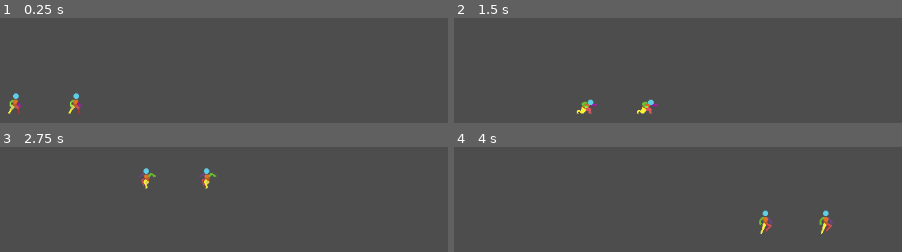
Above: before the commit, frames 1-4 (two rows, left to right).
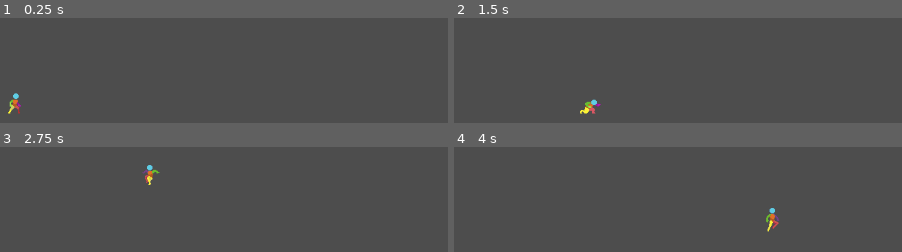
Above: after the commit, the same moments.

Repository: Super-Chess-Bros-Studios/Super-Chess-Bros
Game: Godot game, scene res://Scenes/testScene.tscn
The game is run twice, just before and just after one commit, with the same random seed, the same clock (stepped at 60 frames per second) and the same inputs.
Inputs:
- Up to frame 1 (0.25 s): no input
- Up to frame 2 (1.5 s): tap Enter (ui_accept) at 0.5 s; hold Enter (ui_accept) 0.53-1.28 s; hold Right (right) from 0.53 s (still down); tap Space (p1_jump, bound only after the commit) at 0.77, 0.8, 1.07, 1.35 s
- Up to frame 3 (2.75 s): tap Space (p1_jump, bound only after the commit) at 1.52, 1.82, 2.3 s; tap Enter (ui_accept) at 1.55 s; release Right (right) at 2.03 s; hold Left (left) from 2.03 s (still down); hold Enter (ui_accept) from 2.03 s (still down)
- Up to frame 4 (4 s): release Left (left) at 2.78 s; release Enter (ui_accept) at 2.78 s; hold Right (right) from 2.78 s (still down); tap Enter (ui_accept) at 2.85 s; tap Space (p1_jump, bound only after the commit) at 3.02, 3.32, 3.6, 3.77 s

The runs differ from the first frame. In frame 1, 0.3% of the frame differs, in the area x 15-19%, y 71-92%; in frame 2, 0.7%; in frame 3, 0.8%; in frame 4, 1.0%, in the area x 68-85%, y 58-83%.
Error after the commit: Parse Error: Identifier "controls" not declared in the current scope. (res://scripts/character_scripts/state_machine/states/test_char/test_crouch.gd:20)

Commit message:
Added PlayerControls Resource

Diff:
--- a/Scenes/testScene.tscn
+++ b/Scenes/testScene.tscn
@@ -11,10 +11,7 @@
 [node name="CollisionShape2D" type="CollisionShape2D" parent="StaticBody2D"]
 shape = SubResource("WorldBoundaryShape2D_4mqg7")
 
-[node name="TestChar1" parent="." instance=ExtResource("1_8xinf")]
+[node name="Player1" parent="." instance=ExtResource("1_8xinf")]
 position = Vector2(-48, -29)
 
-[node name="TestChar2" parent="." instance=ExtResource("1_8xinf")]
-position = Vector2(39, -28)
-
 [node name="Camera2D" type="Camera2D" parent="."]
--- a/project.godot
+++ b/project.godot
@@ -14,14 +14,6 @@
 run/main_scene="uid://dtf4p6j0qehoa"
 config/features=PackedStringArray("4.4", "Forward Plus")
 config/icon="res://icon.svg"
-
-[autoload]
-
-MultiplayerInput="*res://addons/multiplayer_input/multiplayer_input.gd"
-
-[editor_plugins]
-
-enabled=PackedStringArray("res://addons/multiplayer_input/plugin.cfg")
 
 [input]
 
@@ -51,6 +43,26 @@
 , Object(InputEventJoypadMotion,"resource_local_to_scene":false,"resource_name":"","device":-1,"axis":1,"axis_value":1.0,"script":null)
 ]
 }
+p1_left={
+"deadzone": 0.2,
+"events": [Object(InputEventKey,"resource_local_to_scene":false,"resource_name":"","device":-1,"window_id":0,"alt_pressed":false,"shift_pressed":false,"ctrl_pressed":false,"meta_pressed":false,"pressed":false,"keycode":0,"physical_keycode":4194319,"key_label":0,"unicode":0,"location":0,"echo":false,"script":null)
+]
+}
+p1_right={
+"deadzone": 0.2,
+"events": [Object(InputEventKey,"resource_local_to_scene":false,"resource_name":"","device":-1,"window_id":0,"alt_pressed":false,"shift_pressed":false,"ctrl_pressed":false,"meta_pressed":false,"pressed":false,"keycode":0,"physical_keycode":4194321,"key_label":0,"unicode":0,"location":0,"echo":false,"script":null)
+]
+}
+p1_jump={
+"deadzone": 0.2,
+"events": [Object(InputEventKey,"resource_local_to_scene":false,"resource_name":"","device":-1,"window_id":0,"alt_pressed":false,"shift_pressed":false,"ctrl_pressed":false,"meta_pressed":false,"pressed":false,"keycode":0,"physical_keycode":32,"key_label":0,"unicode":32,"location":0,"echo":false,"script":null)
+]
+}
+p1_down={
+"deadzone": 0.2,
+"events": [Object(InputEventKey,"resource_local_to_scene":false,"resource_name":"","device":-1,"window_id":0,"alt_pressed":false,"shift_pressed":false,"ctrl_pressed":false,"meta_pressed":false,"pressed":false,"keycode":0,"physical_keycode":4194322,"key_label":0,"unicode":0,"location":0,"echo":false,"script":null)
+]
+}
 
 [rendering]
 
--- a/scenes/characters/Test_Char.tscn
+++ b/scenes/characters/Test_Char.tscn
@@ -1,7 +1,8 @@
-[gd_scene load_steps=52 format=3 uid="uid://5b3fmt2t3sc6"]
+[gd_scene load_steps=53 format=3 uid="uid://5b3fmt2t3sc6"]
 
 [ext_resource type="Texture2D" uid="uid://cian1bln36x04" path="res://Assets/Sprites/2D-Pixel-Art-Character-Template/Idle/Player Idle 48x48.png" id="1_qb3vb"]
 [ext_resource type="Texture2D" uid="uid://dgj40goagn804" path="res://Assets/Sprites/2D-Pixel-Art-Character-Template/Run/player run 48x48.png" id="2_422c8"]
+[ext_resource type="Resource" uid="uid://4rfa5fud71o" path="res://scripts/character_scripts/state_machine/player_1_controls.tres" id="2_b4nd2"]
 [ext_resource type="Texture2D" uid="uid://wki3ktckg317" path="res://Assets/Sprites/2D-Pixel-Art-Character-Template/Crouch-Idle/Player Crouch-Idle 48x48.png" id="3_4jtsn"]
 [ext_resource type="Texture2D" uid="uid://dod3yafs6veon" path="res://Assets/Sprites/2D-Pixel-Art-Character-Template/Jump/player new jump 48x48.png" id="3_ndpjv"]
 [ext_resource type="Script" uid="uid://dd7u0yqwtonu1" path="res://scripts/character_scripts/state_machine/state_machine.gd" id="5_422c8"]
@@ -284,6 +285,77 @@
 [node name="TestChar" type="Node2D"]
 script = SubResource("GDScript_vwwhj")
 
+[node name="StateMachine" type="Node" parent="." node_paths=PackedStringArray("initial_state")]
+script = ExtResource("5_422c8")
+initial_state = NodePath("Idle")
+controls = ExtResource("2_b4nd2")
+
+[node name="Idle" type="Node" parent="StateMachine" node_paths=PackedStringArray("anim", "character")]
+script = ExtResource("5_dgi44")
+anim = NodePath("../../CharacterBody2D/AnimatedSprite2D")
+character = NodePath("../../CharacterBody2D")
+metadata/_custom_type_script = "uid://rg3jnrlnyt6m"
+
+[node name="Run" type="Node" parent="StateMachine" node_paths=PackedStringArray("anim", "character")]
+script = ExtResource("6_kpwuy")
+anim = NodePath("../../CharacterBody2D/AnimatedSprite2D")
+character = NodePath("../../CharacterBody2D")
+metadata/_custom_type_script = "uid://ctsqulv68cgxy"
+
+[node name="Crouch" type="Node" parent="StateMachine" node_paths=PackedStringArray("anim", "character")]
+script = ExtResource("7_2137q")
+anim = NodePath("../../CharacterBody2D/AnimatedSprite2D")
+character = NodePath("../../CharacterBody2D")
+friction = null
+metadata/_custom_type_script = "uid://dbyyiifx7mbga"
+
+[node name="JumpSquat" type="Node" parent="StateMachine" node_paths=PackedStringArray("anim", "character", "timer")]
+script = ExtResource("8_cqar7")
+anim = NodePath("../../CharacterBody2D/AnimatedSprite2D")
+character = NodePath("../../CharacterBody2D")
+friction = 0.0
+timer = NodePath("SquatTime")
+metadata/_custom_type_script = "uid://b5d57x8h3avr5"
+
+[node name="SquatTime" type="Timer" parent="StateMachine/JumpSquat"]
+wait_time = 0.2
+one_shot = true
+
+[node name="FullHop" type="Node" parent="StateMachine" node_paths=PackedStringArray("anim", "character")]
+script = ExtResource("9_qga04")
+anim = NodePath("../../CharacterBody2D/AnimatedSprite2D")
+character = NodePath("../../CharacterBody2D")
+metadata/_custom_type_script = "uid://xq4wnlhqxdlm"
+
+[node name="ShortHop" type="Node" parent="StateMachine" node_paths=PackedStringArray("anim", "character")]
+script = ExtResource("11_0l6pb")
+anim = NodePath("../../CharacterBody2D/AnimatedSprite2D")
+character = NodePath("../../CharacterBody2D")
+metadata/_custom_type_script = "uid://dsq2k53fkg20h"
+
+[node name="Fall" type="Node" parent="StateMachine" node_paths=PackedStringArray("anim", "character")]
+script = ExtResource("11_hmptn")
+anim = NodePath("../../CharacterBody2D/AnimatedSprite2D")
+character = NodePath("../../CharacterBody2D")
+metadata/_custom_type_script = "uid://dxn1tegm7uca6"
+
+[node name="InitialDash" type="Node" parent="StateMachine" node_paths=PackedStringArray("anim", "character", "timer")]
+script = ExtResource("13_va0ok")
+anim = NodePath("../../CharacterBody2D/AnimatedSprite2D")
+character = NodePath("../../CharacterBody2D")
+timer = NodePath("DashTime")
+metadata/_custom_type_script = "uid://d26weydsrf1ra"
+
+[node name="DashTime" type="Timer" parent="StateMachine/InitialDash"]
+wait_time = 0.2
+one_shot = true
+
+[node name="Fastfall" type="Node" parent="StateMachine" node_paths=PackedStringArray("anim", "character")]
+script = ExtResource("14_w2ni4")
+anim = NodePath("../../CharacterBody2D/AnimatedSprite2D")
+character = NodePath("../../CharacterBody2D")
+metadata/_custom_type_script = "uid://cfpxokfyo3ldp"
+
 [node name="CharacterBody2D" type="CharacterBody2D" parent="."]
 
 [node name="CollisionShape2D" type="CollisionShape2D" parent="CharacterBody2D"]
@@ -296,75 +368,5 @@
 frame = 5
 frame_progress = 1.0
 
-[node name="StateMachine" type="Node" parent="CharacterBody2D" node_paths=PackedStringArray("initial_state")]
-script = ExtResource("5_422c8")
-device_id = -1
-initial_state = NodePath("Idle")
-
-[node name="Idle" type="Node" parent="CharacterBody2D/StateMachine" node_paths=PackedStringArray("anim", "character")]
-script = ExtResource("5_dgi44")
-anim = NodePath("../../AnimatedSprite2D")
-character = NodePath("../..")
-metadata/_custom_type_script = "uid://rg3jnrlnyt6m"
-
-[node name="Run" type="Node" parent="CharacterBody2D/StateMachine" node_paths=PackedStringArray("anim", "character")]
-script = ExtResource("6_kpwuy")
-anim = NodePath("../../AnimatedSprite2D")
-character = NodePath("../..")
-metadata/_custom_type_script = "uid://ctsqulv68cgxy"
-
-[node name="Crouch" type="Node" parent="CharacterBody2D/StateMachine" node_paths=PackedStringArray("anim", "character")]
-script = ExtResource("7_2137q")
-anim = NodePath("../../AnimatedSprite2D")
-character = NodePath("../..")
-metadata/_custom_type_script = "uid://dbyyiifx7mbga"
-
-[node name="JumpSquat" type="Node" parent="CharacterBody2D/StateMachine" node_paths=PackedStringArray("anim", "character", "timer")]
-script = ExtResource("8_cqar7")
-anim = NodePath("../../AnimatedSprite2D")
-character = NodePath("../..")
-friction = 0.0
-timer = NodePath("SquatTime")
-metadata/_custom_type_script = "uid://b5d57x8h3avr5"
-
-[node name="SquatTime" type="Timer" parent="CharacterBody2D/StateMachine/JumpSquat"]
-wait_time = 0.2
-one_shot = true
-
-[node name="FullHop" type="Node" parent="CharacterBody2D/StateMachine" node_paths=PackedStringArray("anim", "character")]
-script = ExtResource("9_qga04")
-anim = NodePath("../../AnimatedSprite2D")
-character = NodePath("../..")
-metadata/_custom_type_script = "uid://xq4wnlhqxdlm"
-
-[node name="ShortHop" type="Node" parent="CharacterBody2D/StateMachine" node_paths=PackedStringArray("anim", "character")]
-script = ExtResource("11_0l6pb")
-anim = NodePath("../../AnimatedSprite2D")
-character = NodePath("../..")
-metadata/_custom_type_script = "uid://dsq2k53fkg20h"
-
-[node name="Fall" type="Node" parent="CharacterBody2D/StateMachine" node_paths=PackedStringArray("anim", "character")]
-script = ExtResource("11_hmptn")
-anim = NodePath("../../AnimatedSprite2D")
-character = NodePath("../..")
-metadata/_custom_type_script = "uid://dxn1tegm7uca6"
-
-[node name="InitialDash" type="Node" parent="CharacterBody2D/StateMachine" node_paths=PackedStringArray("anim", "character", "timer")]
-script = ExtResource("13_va0ok")
-anim = NodePath("../../AnimatedSprite2D")
-character = NodePath("../..")
-timer = NodePath("DashTime")
-metadata/_custom_type_script = "uid://d26weydsrf1ra"
-
-[node name="DashTime" type="Timer" parent="CharacterBody2D/StateMachine/InitialDash"]
-wait_time = 0.2
-one_shot = true
-
-[node name="Fastfall" type="Node" parent="CharacterBody2D/StateMachine" node_paths=PackedStringArray("anim", "character")]
-script = ExtResource("14_w2ni4")
-anim = NodePath("../../AnimatedSprite2D")
-character = NodePath("../..")
-metadata/_custom_type_script = "uid://cfpxokfyo3ldp"
-
-[connection signal="timeout" from="CharacterBody2D/StateMachine/JumpSquat/SquatTime" to="CharacterBody2D/StateMachine/JumpSquat" method="_on_squat_time_timeout"]
-[connection signal="timeout" from="CharacterBody2D/StateMachine/InitialDash/DashTime" to="CharacterBody2D/StateMachine/InitialDash" method="_on_dash_time_timeout"]
+[connection signal="timeout" from="StateMachine/JumpSquat/SquatTime" to="StateMachine/JumpSquat" method="_on_squat_time_timeout"]
+[connection signal="timeout" from="StateMachine/InitialDash/DashTime" to="StateMachine/InitialDash" method="_on_dash_time_timeout"]
--- /dev/null
+++ b/scripts/character_scripts/state_machine/PlayerControls.gd
@@ -0,0 +1,8 @@
+class_name PlayerControls
+extends Resource
+
+@export var player_index := 0
+@export var left = "p1_left"
+@export var right = "p1_right"
+@export var jump = "p1_jump"
+@export var down = "p1_down"
--- a/scripts/character_scripts/state_machine/character_state.gd
+++ b/scripts/character_scripts/state_machine/character_state.gd
@@ -4,10 +4,7 @@
 
 #This allows the State to communicate with the state machine.
 signal Transitioned
-
-var input : DeviceInput
 var char_attributes : CharacterAttributes
-
 enum DIRECTION {left = -1, right = 1}
 
 #Function for entering the state
--- /dev/null
+++ b/scripts/character_scripts/state_machine/player_1_controls.tres
@@ -0,0 +1,12 @@
+[gd_resource type="Resource" script_class="PlayerControls" load_steps=2 format=3 uid="uid://4rfa5fud71o"]
+
+[ext_resource type="Script" uid="uid://cxkrkeqtr6scf" path="res://scripts/character_scripts/state_machine/PlayerControls.gd" id="1_ibjcd"]
+
+[resource]
+script = ExtResource("1_ibjcd")
+player_index = 0
+left = "p1_left"
+right = "p1_right"
+jump = "p1_jump"
+down = "p1_down"
+metadata/_custom_type_script = "uid://cxkrkeqtr6scf"
--- /dev/null
+++ b/scripts/character_scripts/state_machine/player_2_controls.tres
@@ -0,0 +1,12 @@
+[gd_resource type="Resource" script_class="PlayerControls" load_steps=2 format=3 uid="uid://bil4dirskok82"]
+
+[ext_resource type="Script" uid="uid://cxkrkeqtr6scf" path="res://scripts/character_scripts/state_machine/PlayerControls.gd" id="1_318ka"]
+
+[resource]
+script = ExtResource("1_318ka")
+player_index = 1
+left = "p2_left"
+right = "p2_right"
+jump = "p2_jump"
+down = "p2_down"
+metadata/_custom_type_script = "uid://cxkrkeqtr6scf"
--- a/scripts/character_scripts/state_machine/state_machine.gd
+++ b/scripts/character_scripts/state_machine/state_machine.gd
@@ -1,17 +1,13 @@
 extends Node
-
-@export var device_id: int
-var input : DeviceInput
 
 var current_state : CharacterState
 # Dictionary of State objects
 var states : Dictionary = {}
-
 enum DIRECTION {left = -1, right = 1}
-
 
 #Sets the initial state
 @export var initial_state : CharacterState
+@export var controls : PlayerControls
 
 
 #_ready is called when the node is first created automatically by Godot.
@@ -21,7 +17,6 @@
 	var devices = Input.get_connected_joypads()
 	print(devices)
 
-	input = DeviceInput.new(device_id)
 	var char_attributes_class = load("res://scripts/character_scripts/state_machine/states/character_attributes.gd")
 	var char_attributes = char_attributes_class.new()
 	for child in get_children():
@@ -29,7 +24,6 @@
 			#to_lower is a precaution, of course.
 			states[child.name.to_lower()] = child
 			child.char_attributes = char_attributes # points to this single instance of char_attributes.
-			child.input = input
 			child.Transitioned.connect(on_child_transitioned)
 	#Checks if there's an initial state set in the State Machine node.
 	if initial_state:
@@ -46,7 +40,7 @@
 	#if current_state:
 
 #Since Physics is run on a separate server or something, it also has to be updated (?)
-func _process(delta):
+func _physics_process(delta):
 	if current_state:
 		current_state.Physics_Update(delta)
 		current_state.Update(delta)
--- a/scripts/character_scripts/state_machine/states/test_char/test_crouch.gd
+++ b/scripts/character_scripts/state_machine/states/test_char/test_crouch.gd
@@ -17,7 +17,7 @@
 	playanim()
 
 func Physics_Update(delta):
-	if !input.is_action_pressed("down"):
+	if !Input.is_action_pressed(controls.down):
 		Transitioned.emit(self,"idle")
 	else:
 		character.velocity.x -= lerp(character.velocity.x, 0.0, friction)
--- a/scripts/character_scripts/state_machine/states/test_char/test_fall.gd
+++ b/scripts/character_scripts/state_machine/states/test_char/test_fall.gd
@@ -28,13 +28,13 @@
 		Transitioned.emit(self, "idle")
 	else:
 		character.velocity.y += char_attributes.GRAVITY
-		if input.is_action_pressed("down"):
+		if Input.is_action_pressed("down"):
 			Transitioned.emit(self, "fastfall")
 		#handles horizontal events
-		elif input.is_action_pressed("left"):
+		elif Input.is_action_pressed("left"):
 			character.velocity.x = lerp(character.velocity.x,-speed,air_interpolation)
 			character.move_and_slide()
-		elif input.is_action_pressed("right"):
+		elif Input.is_action_pressed("right"):
 			character.velocity.x = lerp(character.velocity.x,speed,air_interpolation)
 			character.move_and_slide()
 		else:
--- a/scripts/character_scripts/state_machine/states/test_char/test_fastfall.gd
+++ b/scripts/character_scripts/state_machine/states/test_char/test_fastfall.gd
@@ -30,10 +30,10 @@
 		character.velocity.y += char_attributes.GRAVITY * char_attributes.FASTFALLMULTIPLIER
 
 	#handles horizontal events
-	if input.is_action_pressed("left"):
+	if Input.is_action_pressed("left"):
 		character.velocity.x = lerp(character.velocity.x,-speed,air_interpolation)
 		character.move_and_slide()
-	elif input.is_action_pressed("right"):
+	elif Input.is_action_pressed("right"):
 		character.velocity.x = lerp(character.velocity.x,speed,air_interpolation)
 		character.move_and_slide()
 	else:
--- a/scripts/character_scripts/state_machine/states/test_char/test_idle.gd
+++ b/scripts/character_scripts/state_machine/states/test_char/test_idle.gd
@@ -19,15 +19,15 @@
 func Physics_Update(delta):
 	if !character.is_on_floor():
 		Transitioned.emit(self,"fall")
-	if input.is_action_pressed("left"):
+	if Input.is_action_pressed("left"):
 		char_attributes.cur_dir = DIRECTION.left
 		Transitioned.emit(self,"initialdash")
-	elif input.is_action_pressed("right"):
+	elif Input.is_action_pressed("right"):
 		char_attributes.cur_dir = DIRECTION.right
 		Transitioned.emit(self,"initialdash")
-	elif input.is_action_pressed("down"):
+	elif Input.is_action_pressed("down"):
 		Transitioned.emit(self,"crouch")
-	elif input.is_action_pressed("ui_accept"):
+	elif Input.is_action_pressed("ui_accept"):
 		Transitioned.emit(self, "JumpSquat")
 	else:
 		character.velocity.x -= lerp(character.velocity.x, 0.0, friction)
--- a/scripts/character_scripts/state_machine/states/test_char/test_initial_dash.gd
+++ b/scripts/character_scripts/state_machine/states/test_char/test_initial_dash.gd
@@ -26,15 +26,15 @@
 
 func Physics_Update(delta):
 	#if you let go of the key direction you're going, you transition to idle.
-	if !input.is_action_pressed("left") and char_attributes.cur_dir == DIRECTION.left:
+	if !Input.is_action_pressed("left") and char_attributes.cur_dir == DIRECTION.left:
 		timer.set_paused(true)
 		char_attributes.cur_dir = DIRECTION.left
 		Transitioned.emit(self, "idle")
-	elif !input.is_action_pressed("right") and char_attributes.cur_dir == DIRECTION.right:
+	elif !Input.is_action_pressed("right") and char_attributes.cur_dir == DIRECTION.right:
 		timer.set_paused(true)
 		char_attributes.cur_dir = DIRECTION.right
 		Transitioned.emit(self, "idle")
-	elif input.is_action_pressed("ui_accept"):
+	elif Input.is_action_pressed("ui_accept"):
 		timer.set_paused(true)
 		Transitioned.emit(self, "jumpsquat")
 	else:
--- a/scripts/character_scripts/state_machine/states/test_char/test_jump.gd
+++ b/scripts/character_scripts/state_machine/states/test_char/test_jump.gd
@@ -35,10 +35,10 @@
 		character.velocity.y += char_attributes.GRAVITY
 
 	#handles horizontal events
-	if input.is_action_pressed("left"):
+	if Input.is_action_pressed("left"):
 		character.velocity.x = lerp(character.velocity.x,-speed,air_interpolation)
 		character.move_and_slide()
-	elif input.is_action_pressed("right"):
+	elif Input.is_action_pressed("right"):
 		character.velocity.x = lerp(character.velocity.x,speed,air_interpolation)
 		character.move_and_slide()
 	else:
--- a/scripts/character_scripts/state_machine/states/test_char/test_jumpsquat.gd
+++ b/scripts/character_scripts/state_machine/states/test_char/test_jumpsquat.gd
@@ -26,7 +26,7 @@
 		Transitioned.emit(self, "fullhop")
 
 func Update(delta):
-	if input.is_action_just_released("ui_accept"):
+	if Input.is_action_just_released("ui_accept"):
 		short_hop = true
 
 func Physics_Update(delta):
--- a/scripts/character_scripts/state_machine/states/test_char/test_run.gd
+++ b/scripts/character_scripts/state_machine/states/test_char/test_run.gd
@@ -18,12 +18,12 @@
 
 func Physics_Update(delta):
 	#if you let go of the key direction you're going, you transition to idle.
-	if !input.is_action_pressed("left") and char_attributes.cur_dir == DIRECTION.left:
+	if !Input.is_action_pressed("left") and char_attributes.cur_dir == DIRECTION.left:
 		char_attributes.cur_dir = DIRECTION.left
 		Transitioned.emit(self, "idle")
-	elif !input.is_action_pressed("right") and char_attributes.cur_dir == DIRECTION.right:
+	elif !Input.is_action_pressed("right") and char_attributes.cur_dir == DIRECTION.right:
 		Transitioned.emit(self, "idle")
-	elif input.is_action_pressed("ui_accept"):
+	elif Input.is_action_pressed("ui_accept"):
 		Transitioned.emit(self, "JumpSquat")
 	else:
 		#you don't have to multiply by delta if you call move and slide for velocity
--- a/scripts/character_scripts/state_machine/states/test_char/test_short_hop.gd
+++ b/scripts/character_scripts/state_machine/states/test_char/test_short_hop.gd
@@ -35,10 +35,10 @@
 		character.velocity.y += char_attributes.GRAVITY
 
 	#handles horizontal events
-	if input.is_action_pressed("left"):
+	if Input.is_action_pressed("left"):
 		character.velocity.x = lerp(character.velocity.x,-speed,air_interpolation)
 		character.move_and_slide()
-	elif input.is_action_pressed("right"):
+	elif Input.is_action_pressed("right"):
 		character.velocity.x = lerp(character.velocity.x,speed,air_interpolation)
 		character.move_and_slide()
 	else:
Not shown, added: scripts/character_scripts/state_machine/PlayerControls.gd.uid
